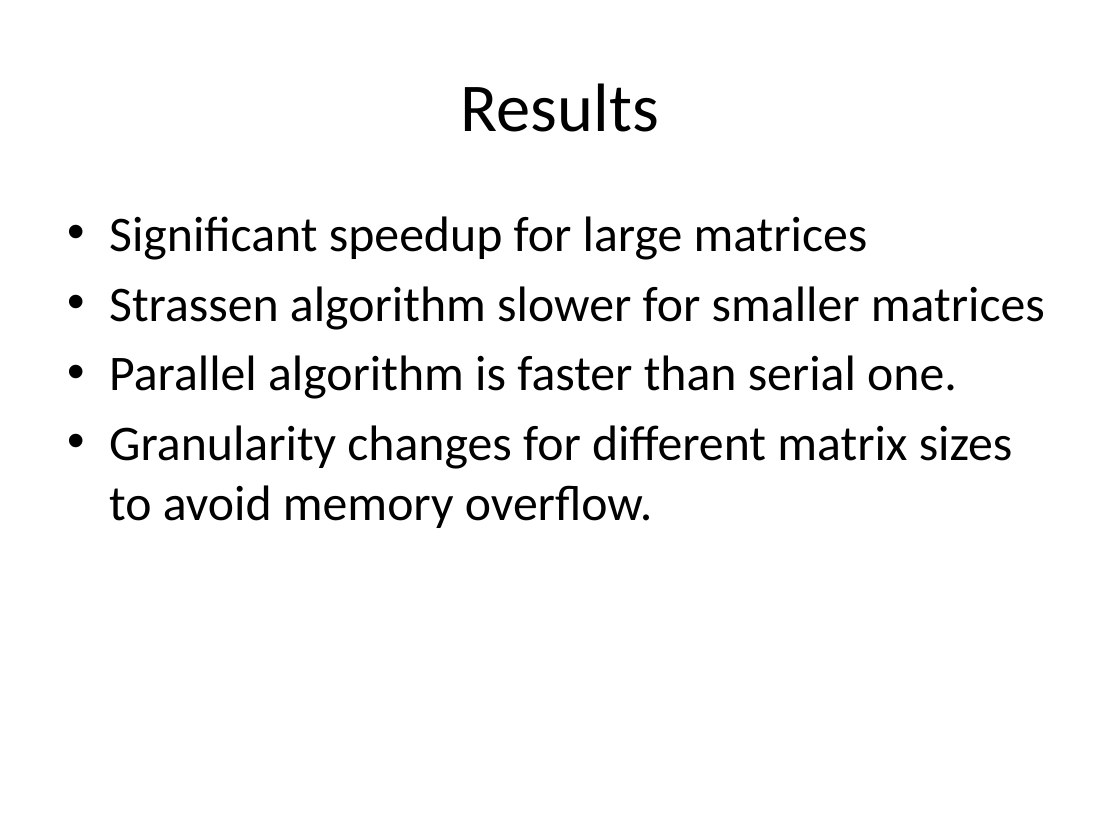
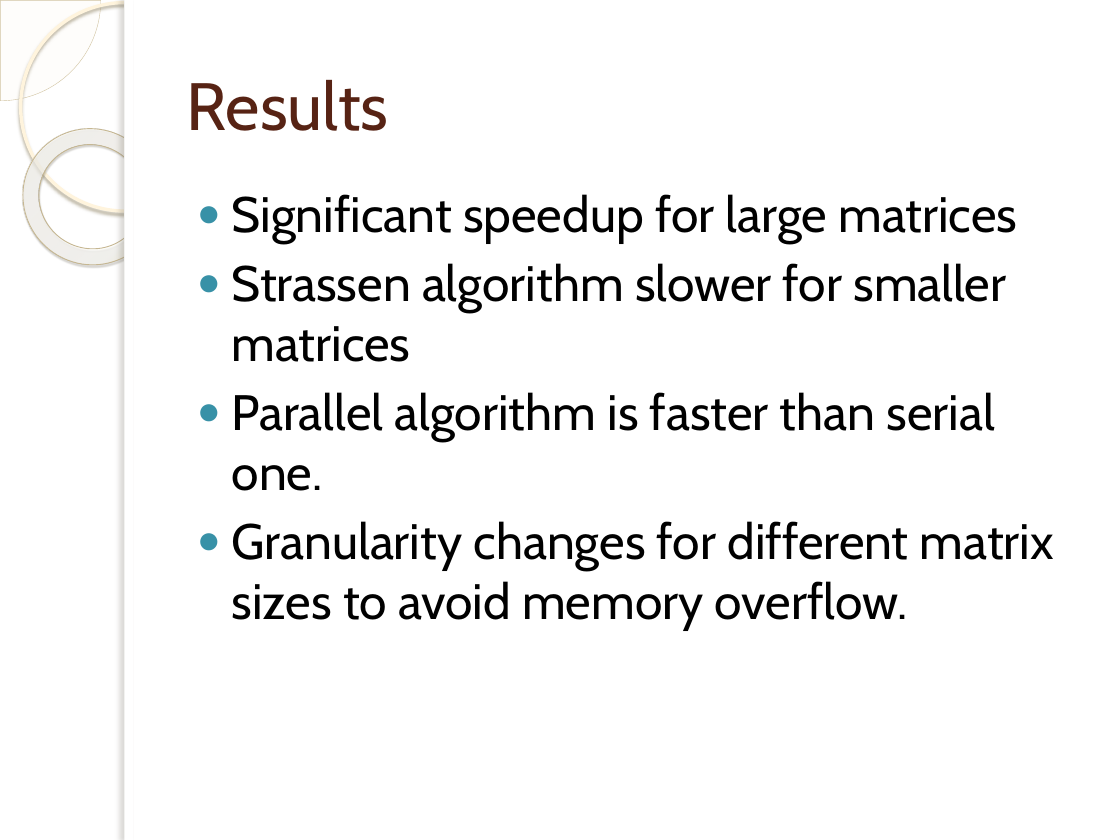
Before and after one commit to pruthvishetty/strassen, a slide deck: slide 11 of Strassen Multiplication Algorithm.pptx (slide 8 before the commit). Drawn at 1120x840 pixels with LibreOffice and Linux fonts; fonts in the diff are those of the drawing; background and template pictures are left out. Boxes give left, top, right and bottom in pixels: in the first picture for what was removed or moved away, otherwise in the second. Text is boxed around its words. In the diff, an @@ line names an element or a change of style, - is before the commit and + after.

Commit message:
Updated the powerpoint presentation with plots and results, and set the formatting. Was able to create plots in excel that were easy-ish to read.

```diff
--- a/Strassen Multiplication Algorithm.pptx
+++ b/Strassen Multiplication Algorithm.pptx
@@ pie slice (boxed as its full ellipse) added at (x1=0, y1=0, x2=101, y2=101), fill #FEFAF4 at 33% opacity, outline #D3C39F 0.25 pt @@
@@ ellipse added at (x1=20, y1=2, x2=228, y2=211), outline #FFF5DE 2.15 pt @@
@@ rectangle added at (x1=124, y1=0, x2=1120, y2=840), fill #FFFFFF @@
@@ rectangle added at (x1=124, y1=0, x2=133, y2=840), fill #FFFFFF @@
@@ title "Results" moved from (x1=461, y1=83, x2=659, y2=132) to (x1=187, y1=80, x2=389, y2=131) @@
@@ title "Results" at (x1=187, y1=80, x2=389, y2=131): size 44 to 43 pt, font Calibri to Cabin, text colour #000000 to #572314; alignment centre to left @@
@@ donut added at (x1=0, y1=101, x2=187, y2=292), fill gradient #FFFCF6 to #FFFEFB to #F0D28E, outline #C7B893 0.58 pt @@
@@ text "Significant speedup for large matrices" moved from (x1=109, y1=216, x2=1045, y2=528) to (x1=232, y1=194, x2=1054, y2=629) @@
@@ text "Significant speedup for large matrices" at (x1=232, y1=194, x2=1054, y2=629): font Calibri to Cabin; bullet • to ● @@
```
Also in this commit, not shown: 6 other slides changed, 4 slides added, 1 slide removed, 2 other files.
